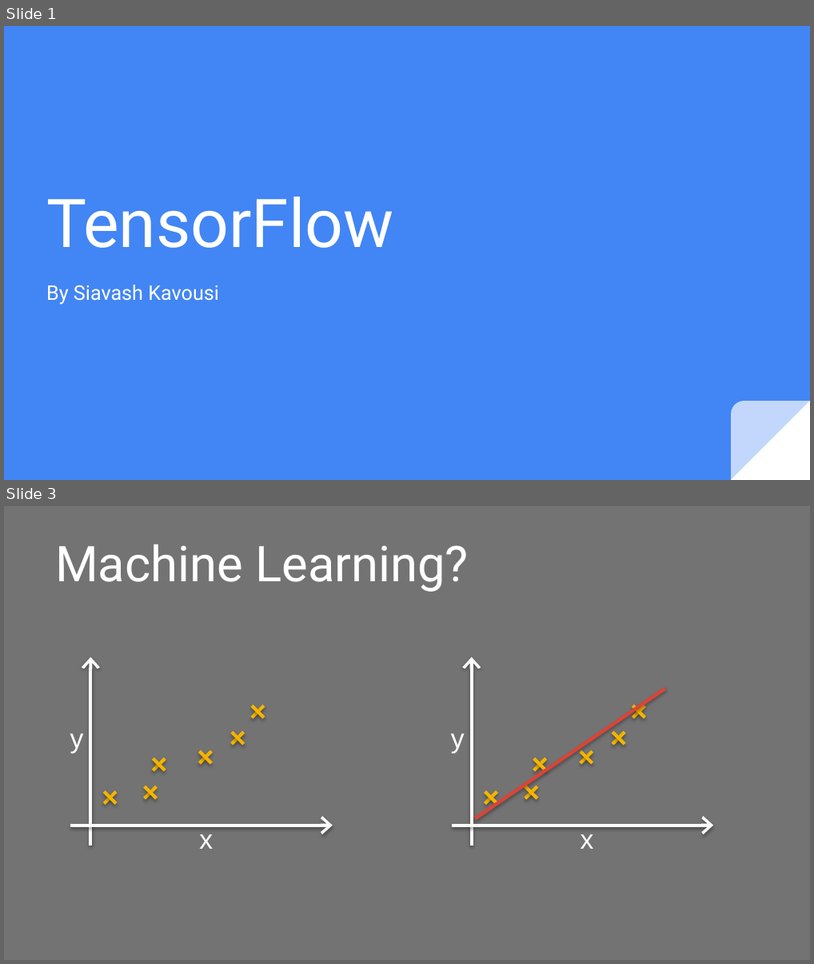
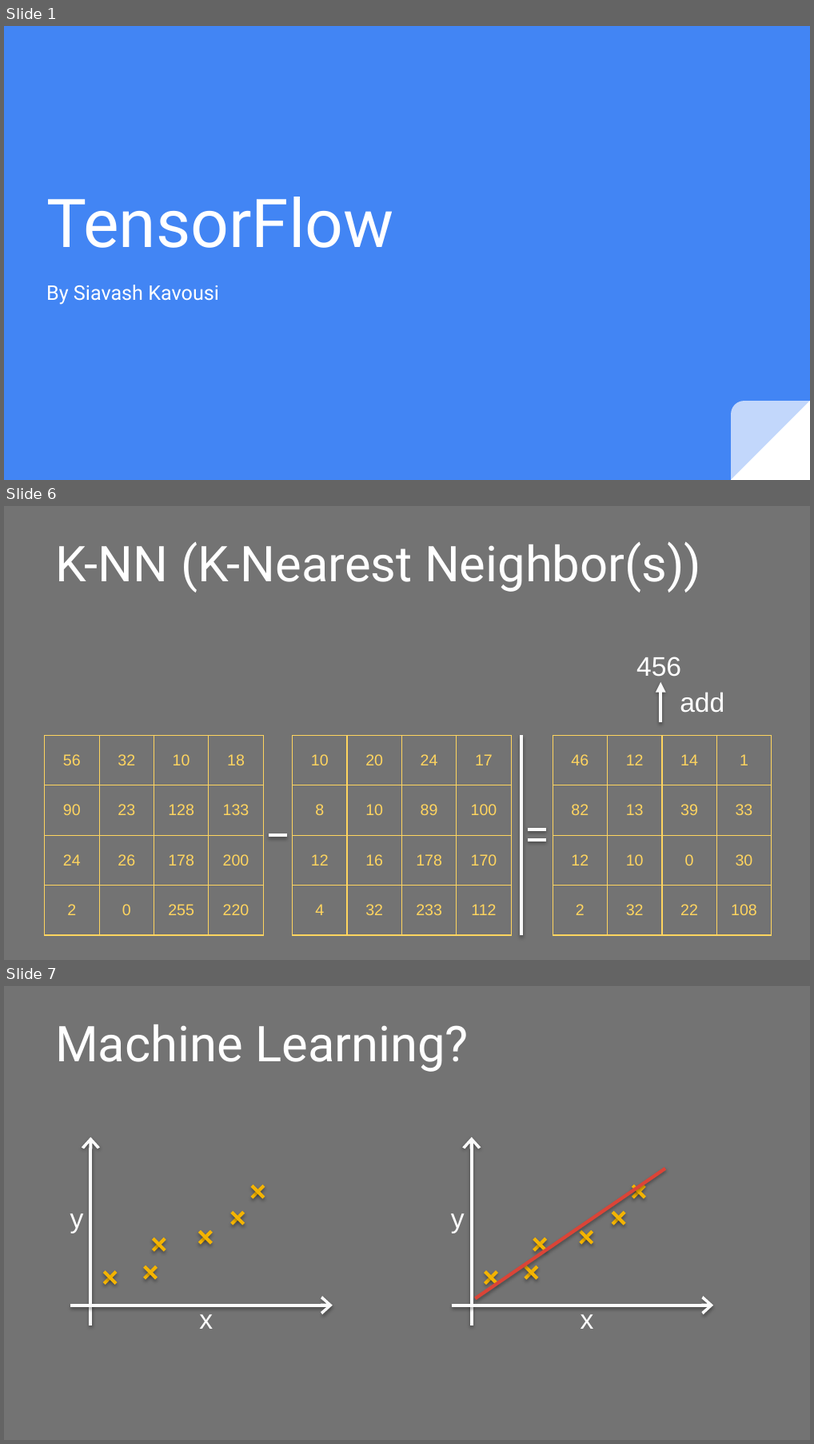
Before and after one commit to juxiangwu/ML, a slide deck: TensorFlow.pptx. Shown one above the other, each under a label of ours: slides 1 and 3 before the commit, slides 1, 6 and 7 after it; the slides between them are not shown. The pictures are 814x964 and 814x1444 pixels, drawn with LibreOffice and Linux fonts; fonts in the diff are those of the drawing; grey boxes stand for pictures. Boxes give left, top, right and bottom in pixels: in the first picture for what was removed or moved away, otherwise in the second. Text is boxed around its words. In the diff, an @@ line names an element or a change of style, - is before the commit and + after.

```diff
--- a/TensorFlow.pptx
+++ b/TensorFlow.pptx
@@ slide 6 added at <box>4,506,810,960</box>, background #737373 @@
@@ title added at <box>55,542,702,592</box>, 44 pt, text #FFFFFF @@
+K-NN (K-Nearest Neighbor(s))
@@ text added at <box>637,656,682,676</box>, 24 pt, text #FFFFFF @@
+456
@@ arrow added from (662, 722) to (662, 682), #FAFAFA 3 pt @@
@@ text added at <box>680,692,725,712</box>, 24 pt, text #FFFFFF @@
+add
@@ table added at <box>44,735,264,935</box>, 4 rows, 4 columns @@
+56 | 32 | 10 | 18
+90 | 23 | 128 | 133
+24 | 26 | 178 | 200
+2 | 0 | 255 | 220
@@ table added at <box>293,735,512,935</box>, 4 rows, 4 columns @@
+10 | 20 | 24 | 17
+8 | 10 | 89 | 100
+12 | 16 | 178 | 170
+4 | 32 | 233 | 112
@@ line added from (522, 735) to (522, 935), #FAFAFA 3 pt @@
@@ table added at <box>553,735,773,935</box>, 4 rows, 4 columns @@
+46 | 12 | 14 | 1
+82 | 13 | 39 | 33
+12 | 10 | 0 | 30
+2 | 32 | 22 | 108
@@ line added from (269, 835) to (287, 835), #FAFAFA 3 pt @@
@@ line added from (528, 829) to (546, 829), #FAFAFA 3 pt @@
@@ line added from (528, 840) to (546, 840), #FAFAFA 3 pt @@
@@ what was slide 3 is now slide 7 @@
```
Also in this commit, not shown: 3 slides changed, 8 other slides added, 4 slides removed, 1 other file.
